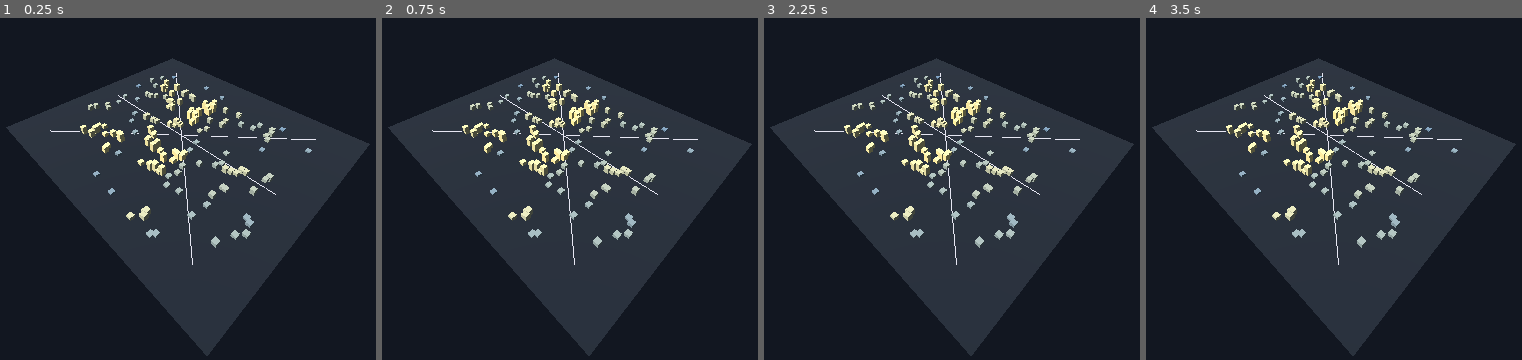
Above: before the commit, frames 1-4 (left to right).
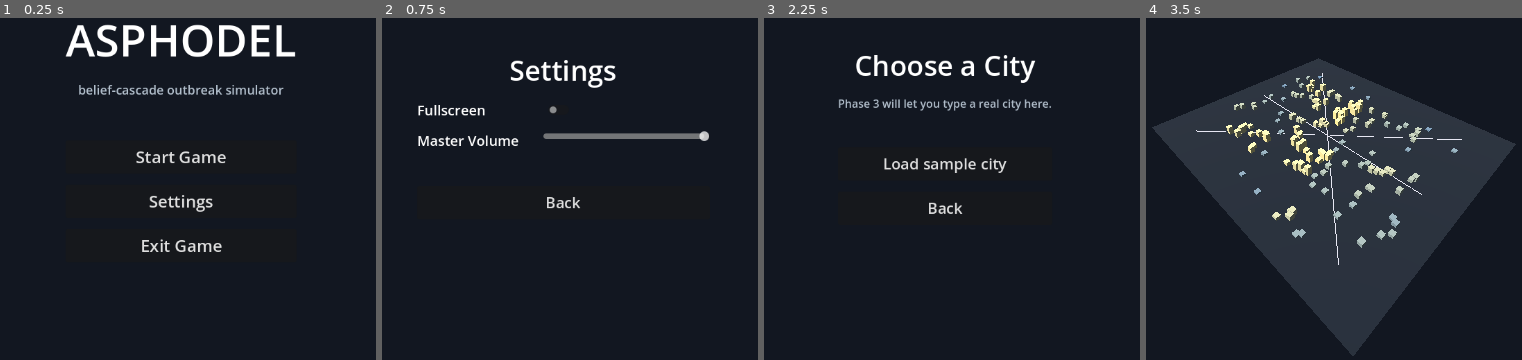
Above: after the commit, the same moments.

Repository: maxhightower/Asphodel
Game: Godot game, scene res://MainMenu.tscn
Two runs of this game, one before a commit and one after it. Both use one fixed random seed, a clock stepped at 60 frames per second and the inputs below. Before the commit the project starts from res://CityScene.tscn.
Inputs (mouse positions are in pixels of both pictures, inside the frame that each line leads up to):
- Up to frame 1 (0.25 s): no input
- Up to frame 2 (0.75 s): click (562, 202) at 0.5 s, where only the run after the commit has a clickable "Settings"
- Up to frame 3 (2.25 s): click (944, 202) at 1.25 s, where only the run after the commit has a clickable "Back"; click (944, 158) at 2 s, where only the run after the commit has a clickable "Start Game"
- Up to frame 4 (3.5 s): click (1326, 165) at 2.75 s, where only the run after the commit has a clickable "Load sample city"

The runs differ from the first frame. In frame 1, 44% of the frame differs, in the area x 1-99%, y 1-99%; in frame 2, 42%; in frame 3, 42%; in frame 4, nothing differs.

Commit message:
feat(godot): main menu (Start Game / Settings / Exit Game)
MainMenu is now the entry scene: Start Game -> CitySelect stub (loads the
sample city; Phase 3 will add real-city entry here), Settings -> live
fullscreen toggle + master-volume slider, Exit Game -> quit. UI is built in
code so the .tscn files stay trivial Control roots. Editor-verified.

Co-Authored-By: Claude Opus 4.8 <noreply@anthropic.com>

Diff:
--- /dev/null
+++ b/godot/CitySelect.tscn
@@ -0,0 +1,12 @@
+[gd_scene load_steps=2 format=3]
+
+[ext_resource type="Script" path="res://scripts/city_select.gd" id="1_select"]
+
+[node name="CitySelect" type="Control"]
+layout_mode = 3
+anchors_preset = 15
+anchor_right = 1.0
+anchor_bottom = 1.0
+grow_horizontal = 2
+grow_vertical = 2
+script = ExtResource("1_select")
--- /dev/null
+++ b/godot/MainMenu.tscn
@@ -0,0 +1,12 @@
+[gd_scene load_steps=2 format=3]
+
+[ext_resource type="Script" path="res://scripts/main_menu.gd" id="1_menu"]
+
+[node name="MainMenu" type="Control"]
+layout_mode = 3
+anchors_preset = 15
+anchor_right = 1.0
+anchor_bottom = 1.0
+grow_horizontal = 2
+grow_vertical = 2
+script = ExtResource("1_menu")
--- /dev/null
+++ b/godot/Settings.tscn
@@ -0,0 +1,12 @@
+[gd_scene load_steps=2 format=3]
+
+[ext_resource type="Script" path="res://scripts/settings.gd" id="1_settings"]
+
+[node name="Settings" type="Control"]
+layout_mode = 3
+anchors_preset = 15
+anchor_right = 1.0
+anchor_bottom = 1.0
+grow_horizontal = 2
+grow_vertical = 2
+script = ExtResource("1_settings")
--- a/godot/project.godot
+++ b/godot/project.godot
@@ -11,6 +11,6 @@
 [application]
 
 config/name="Asphodel"
-run/main_scene="res://CityScene.tscn"
+run/main_scene="res://MainMenu.tscn"
 config/features=PackedStringArray("4.4", "Forward Plus")
 config/icon="res://icon.svg"
--- /dev/null
+++ b/godot/scripts/city_select.gd
@@ -0,0 +1,57 @@
+extends Control
+
+## City-select stub. For now it just loads the checked-in sample city. Phase 3
+## will add a text field + "fetch a real city" (runs the Python pipeline) here.
+
+func _ready() -> void:
+	var bg := ColorRect.new()
+	bg.color = Color(0.07, 0.09, 0.13)
+	bg.set_anchors_preset(Control.PRESET_FULL_RECT)
+	bg.mouse_filter = Control.MOUSE_FILTER_IGNORE
+	add_child(bg)
+
+	var center := CenterContainer.new()
+	center.set_anchors_preset(Control.PRESET_FULL_RECT)
+	add_child(center)
+
+	var vb := VBoxContainer.new()
+	vb.alignment = BoxContainer.ALIGNMENT_CENTER
+	vb.add_theme_constant_override("separation", 16)
+	center.add_child(vb)
+
+	var title := Label.new()
+	title.text = "Choose a City"
+	title.horizontal_alignment = HORIZONTAL_ALIGNMENT_CENTER
+	title.add_theme_font_size_override("font_size", 40)
+	vb.add_child(title)
+
+	var note := Label.new()
+	note.text = "Phase 3 will let you type a real city here."
+	note.horizontal_alignment = HORIZONTAL_ALIGNMENT_CENTER
+	note.add_theme_font_size_override("font_size", 16)
+	note.modulate = Color(0.7, 0.75, 0.8)
+	vb.add_child(note)
+
+	var gap := Control.new()
+	gap.custom_minimum_size = Vector2(0, 20)
+	vb.add_child(gap)
+
+	vb.add_child(_make_button("Load sample city", _on_load_sample))
+	vb.add_child(_make_button("Back", _on_back))
+
+
+func _make_button(text: String, handler: Callable) -> Button:
+	var b := Button.new()
+	b.text = text
+	b.custom_minimum_size = Vector2(280, 48)
+	b.add_theme_font_size_override("font_size", 22)
+	b.pressed.connect(handler)
+	return b
+
+
+func _on_load_sample() -> void:
+	get_tree().change_scene_to_file("res://CityScene.tscn")
+
+
+func _on_back() -> void:
+	get_tree().change_scene_to_file("res://MainMenu.tscn")
--- /dev/null
+++ b/godot/scripts/main_menu.gd
@@ -0,0 +1,62 @@
+extends Control
+
+## Main menu: title + Start Game / Settings / Exit Game. Built in code so the
+## .tscn stays a trivial Control root (robust without opening the editor).
+
+func _ready() -> void:
+	var bg := ColorRect.new()
+	bg.color = Color(0.07, 0.09, 0.13)
+	bg.set_anchors_preset(Control.PRESET_FULL_RECT)
+	bg.mouse_filter = Control.MOUSE_FILTER_IGNORE
+	add_child(bg)
+
+	var center := CenterContainer.new()
+	center.set_anchors_preset(Control.PRESET_FULL_RECT)
+	add_child(center)
+
+	var vb := VBoxContainer.new()
+	vb.alignment = BoxContainer.ALIGNMENT_CENTER
+	vb.add_theme_constant_override("separation", 16)
+	center.add_child(vb)
+
+	var title := Label.new()
+	title.text = "ASPHODEL"
+	title.horizontal_alignment = HORIZONTAL_ALIGNMENT_CENTER
+	title.add_theme_font_size_override("font_size", 64)
+	vb.add_child(title)
+
+	var subtitle := Label.new()
+	subtitle.text = "belief-cascade outbreak simulator"
+	subtitle.horizontal_alignment = HORIZONTAL_ALIGNMENT_CENTER
+	subtitle.add_theme_font_size_override("font_size", 18)
+	subtitle.modulate = Color(0.7, 0.75, 0.8)
+	vb.add_child(subtitle)
+
+	var gap := Control.new()
+	gap.custom_minimum_size = Vector2(0, 28)
+	vb.add_child(gap)
+
+	vb.add_child(_make_button("Start Game", _on_start))
+	vb.add_child(_make_button("Settings", _on_settings))
+	vb.add_child(_make_button("Exit Game", _on_exit))
+
+
+func _make_button(text: String, handler: Callable) -> Button:
+	var b := Button.new()
+	b.text = text
+	b.custom_minimum_size = Vector2(280, 48)
+	b.add_theme_font_size_override("font_size", 24)
+	b.pressed.connect(handler)
+	return b
+
+
+func _on_start() -> void:
+	get_tree().change_scene_to_file("res://CitySelect.tscn")
+
+
+func _on_settings() -> void:
+	get_tree().change_scene_to_file("res://Settings.tscn")
+
+
+func _on_exit() -> void:
+	get_tree().quit()
--- /dev/null
+++ b/godot/scripts/settings.gd
@@ -0,0 +1,92 @@
+extends Control
+
+## Minimal settings: a live Fullscreen toggle and a Master-volume slider (wired
+## to the audio bus, harmless with no audio yet). Applied immediately; not yet
+## persisted to disk. Back returns to the main menu.
+
+func _ready() -> void:
+	var bg := ColorRect.new()
+	bg.color = Color(0.07, 0.09, 0.13)
+	bg.set_anchors_preset(Control.PRESET_FULL_RECT)
+	bg.mouse_filter = Control.MOUSE_FILTER_IGNORE
+	add_child(bg)
+
+	var center := CenterContainer.new()
+	center.set_anchors_preset(Control.PRESET_FULL_RECT)
+	add_child(center)
+
+	var vb := VBoxContainer.new()
+	vb.add_theme_constant_override("separation", 16)
+	center.add_child(vb)
+
+	var title := Label.new()
+	title.text = "Settings"
+	title.horizontal_alignment = HORIZONTAL_ALIGNMENT_CENTER
+	title.add_theme_font_size_override("font_size", 40)
+	vb.add_child(title)
+
+	vb.add_child(_fullscreen_row())
+	vb.add_child(_volume_row())
+
+	var gap := Control.new()
+	gap.custom_minimum_size = Vector2(0, 20)
+	vb.add_child(gap)
+
+	var back := Button.new()
+	back.text = "Back"
+	back.custom_minimum_size = Vector2(300, 48)
+	back.add_theme_font_size_override("font_size", 22)
+	back.pressed.connect(_on_back)
+	vb.add_child(back)
+
+
+func _row_label(text: String) -> Label:
+	var l := Label.new()
+	l.text = text
+	l.custom_minimum_size = Vector2(170, 0)
+	l.add_theme_font_size_override("font_size", 20)
+	return l
+
+
+func _fullscreen_row() -> HBoxContainer:
+	var row := HBoxContainer.new()
+	row.add_theme_constant_override("separation", 12)
+	row.add_child(_row_label("Fullscreen"))
+	var toggle := CheckButton.new()
+	toggle.button_pressed = (
+		DisplayServer.window_get_mode() == DisplayServer.WINDOW_MODE_FULLSCREEN
+	)
+	toggle.toggled.connect(_on_fullscreen_toggled)
+	row.add_child(toggle)
+	return row
+
+
+func _volume_row() -> HBoxContainer:
+	var row := HBoxContainer.new()
+	row.add_theme_constant_override("separation", 12)
+	row.add_child(_row_label("Master Volume"))
+	var slider := HSlider.new()
+	slider.custom_minimum_size = Vector2(240, 0)
+	slider.min_value = 0.0
+	slider.max_value = 1.0
+	slider.step = 0.01
+	var bus := AudioServer.get_bus_index("Master")
+	slider.value = db_to_linear(AudioServer.get_bus_volume_db(bus))
+	slider.value_changed.connect(_on_volume_changed)
+	row.add_child(slider)
+	return row
+
+
+func _on_fullscreen_toggled(on: bool) -> void:
+	DisplayServer.window_set_mode(
+		DisplayServer.WINDOW_MODE_FULLSCREEN if on else DisplayServer.WINDOW_MODE_WINDOWED
+	)
+
+
+func _on_volume_changed(value: float) -> void:
+	var bus := AudioServer.get_bus_index("Master")
+	AudioServer.set_bus_volume_db(bus, linear_to_db(maxf(value, 0.0001)))
+
+
+func _on_back() -> void:
+	get_tree().change_scene_to_file("res://MainMenu.tscn")
